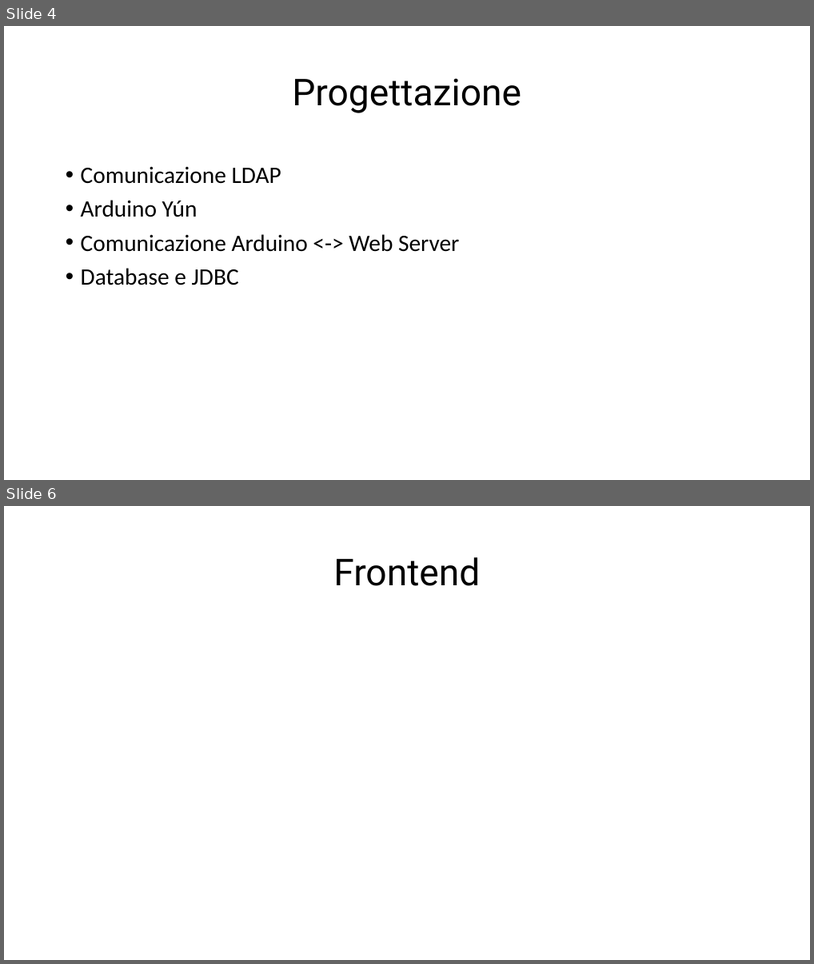
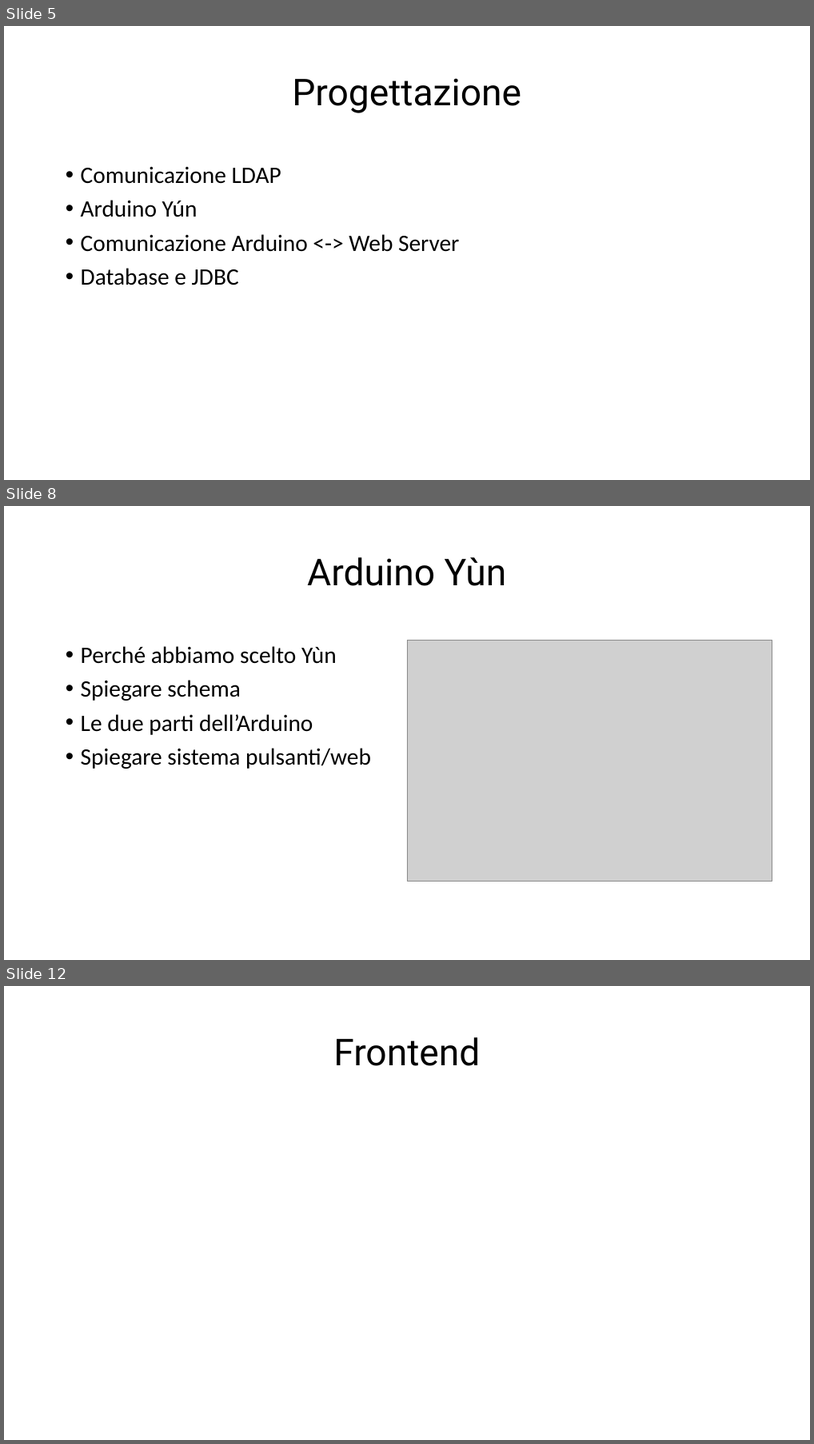
Before and after one commit to giuliobosco/domotics, a slide deck: presentation/domotics presentation.pptx. Shown one above the other, each under a label of ours: slides 4 and 6 before the commit, slides 5, 8 and 12 after it; the slides between them are not shown. The pictures are 814x964 and 814x1444 pixels, drawn with LibreOffice and Linux fonts; fonts in the diff are those of the drawing; grey boxes stand for pictures. Boxes give left, top, right and bottom in pixels: in the first picture for what was removed or moved away, otherwise in the second. Text is boxed around its words. In the diff, an @@ line names an element or a change of style, - is before the commit and + after.

```diff
--- a/presentation/domotics presentation.pptx
+++ b/presentation/domotics presentation.pptx
@@ slide 8 added at [4,506,810,960], background #FFFFFF @@
@@ title added at [307,557,507,586], 44 pt, text #000000 @@
+Arduino Yùn
@@ text added at [81,646,371,768], 28 pt, text #000000 @@
+• Perché abbiamo scelto Yùn
+• Spiegare schema
+• Le due parti dell’Arduino
+• Spiegare sistema pulsanti/web
@@ picture added at [407,640,772,881] @@
@@ what was slide 4 is now slide 5 @@
@@ what was slide 6 is now slide 12 @@
```
Also in this commit, not shown: 3 slides changed, 6 other slides added, 2 slides removed.
